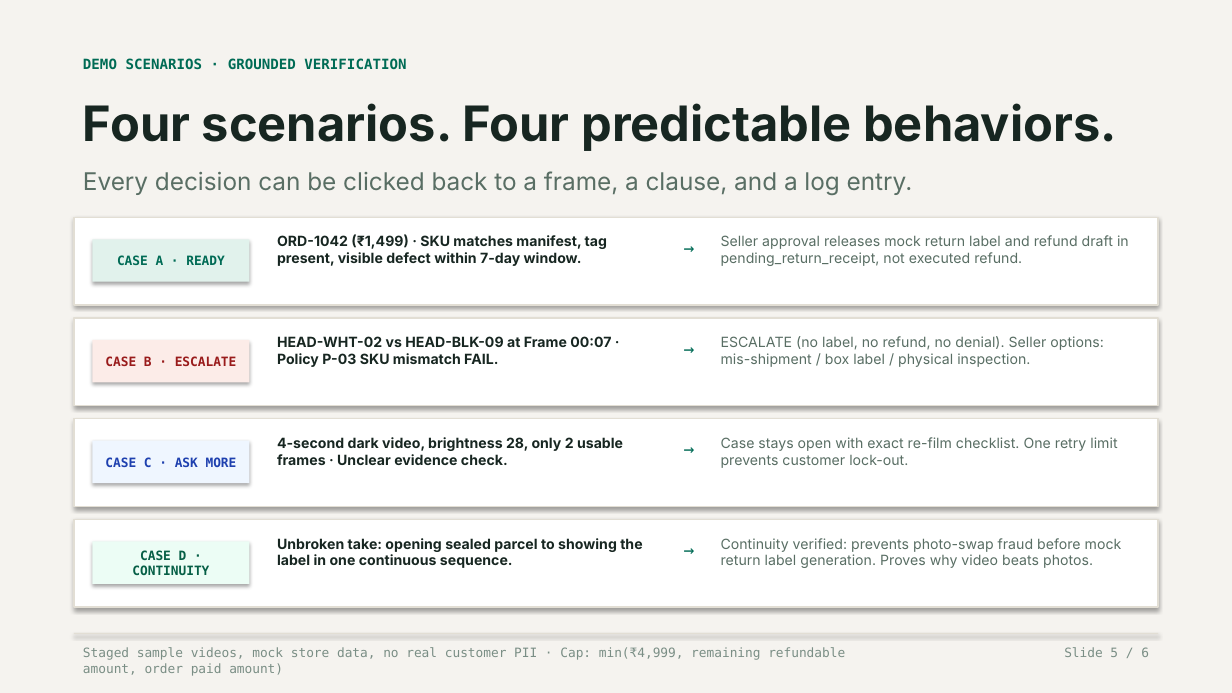
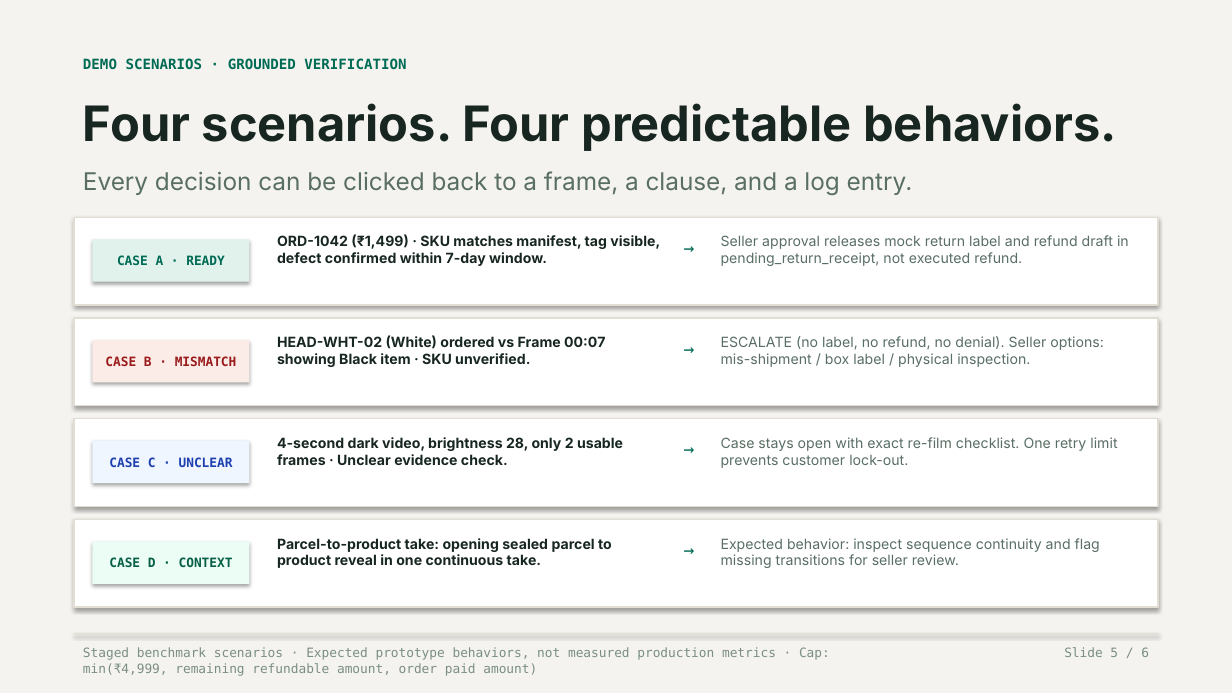
Before and after one commit to lenamkhanhh/hack4hack, a slide deck: slide 5 of ReturnLens_v4.pptx. Drawn at 1232x693 pixels with LibreOffice and Linux fonts; fonts in the diff are those of the drawing. Boxes give left, top, right and bottom in pixels: in the first picture for what was removed or moved away, otherwise in the second. Text is boxed around its words. In the diff, an @@ line names an element or a change of style, - is before the commit and + after.

```diff
--- a/ReturnLens_v4.pptx
+++ b/ReturnLens_v4.pptx
@@ text at box(277, 234, 660, 266): text changed @@
-ORD-1042 (₹1,499) · SKU matches manifest, tag present, visible defect within 7-day window.
+ORD-1042 (₹1,499) · SKU matches manifest, tag visible, defect confirmed within 7-day window.
@@ text in rectangle at box(105, 355, 237, 369): text changed @@
-CASE B · ESCALATE
+CASE B · MISMATCH
@@ text at box(277, 335, 605, 367): text changed @@
-HEAD-WHT-02 vs HEAD-BLK-09 at Frame 00:07 · Policy P-03 SKU mismatch FAIL.
+HEAD-WHT-02 (White) ordered vs Frame 00:07 showing Black item · SKU unverified.
@@ text in rectangle at box(109, 457, 233, 467): text changed @@
-CASE C · ASK MORE
+CASE C · UNCLEAR
@@ text at box(277, 538, 612, 568): text changed @@
-Unbroken take: opening sealed parcel to showing the label in one continuous sequence.
+Parcel-to-product take: opening sealed parcel to product reveal in one continuous take.
@@ text at box(721, 538, 1100, 568): text changed @@
-Continuity verified: prevents photo-swap fraud before mock return label generation. Proves why video beats photos.
+Expected behavior: inspect sequence continuity and flag missing transitions for seller review.
@@ text in rectangle at box(109, 557, 233, 567): text changed @@
-CASE D · CONTINUITY
+CASE D · CONTEXT
@@ text at box(83, 647, 830, 676): text changed @@
-Staged sample videos, mock store data, no real customer PII · Cap: min(₹4,999, remaining refundable amount, order paid amount)
+Staged benchmark scenarios · Expected prototype behaviors, not measured production metrics · Cap: min(₹4,999, remaining refundable amount, order paid amount)
```
Also in this commit, not shown: 5 other slides changed, 19 other files.
